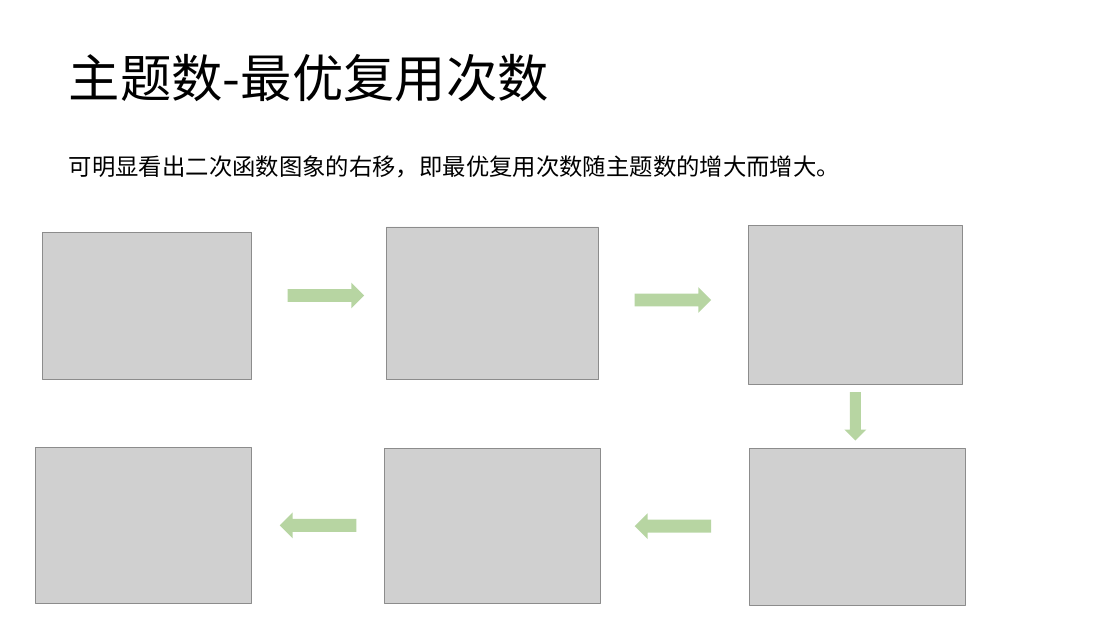
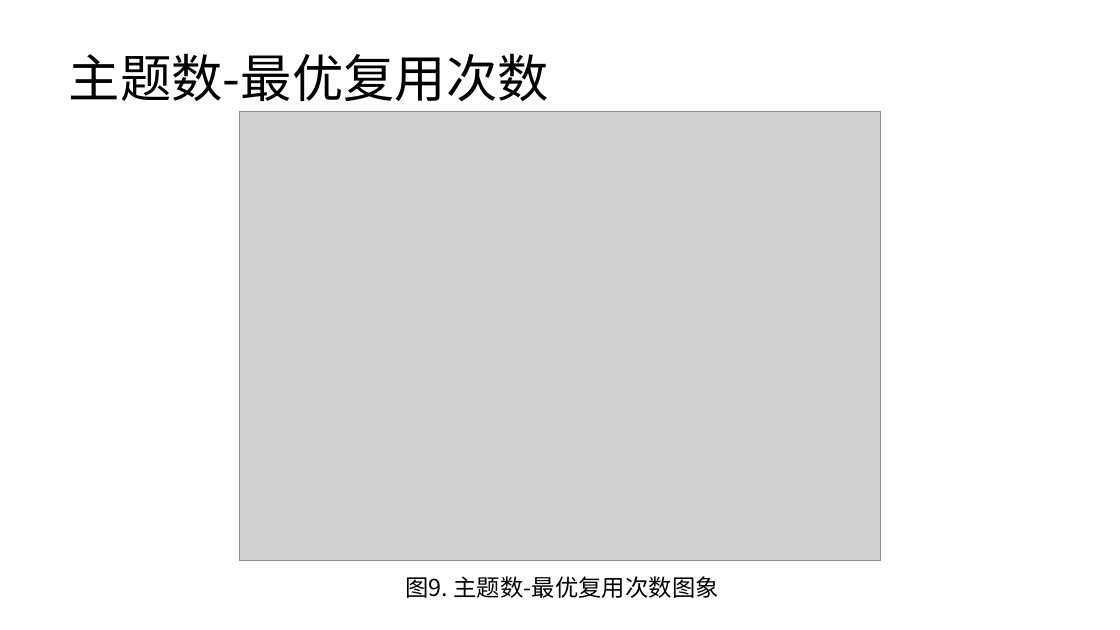
Before and after one commit to dylanyang17/AliasLDA, a slide deck: slide 9 of devLog/20200430/20200430.pptx. Drawn at 1120x630 pixels with LibreOffice and Linux fonts; fonts in the diff are those of the drawing; grey boxes stand for pictures. Boxes give left, top, right and bottom in pixels: in the first picture for what was removed or moved away, otherwise in the second. Text is boxed around its words. In the diff, an @@ line names an element or a change of style, - is before the commit and + after.

```diff
--- a/devLog/20200430/20200430.pptx
+++ b/devLog/20200430/20200430.pptx
@@ picture added at (239, 112, 881, 561) @@
@@ text removed at (69, 155, 840, 178) @@
-可明显看出二次函数图象的右移，即最优复用次数随主题数的增大而增大。
@@ picture removed at (43, 233, 252, 381) @@
@@ picture removed at (386, 227, 598, 380) @@
@@ picture removed at (749, 225, 963, 384) @@
@@ right arrow removed at (287, 283, 364, 309) @@
@@ right arrow removed at (635, 287, 712, 313) @@
@@ right arrow removed at (844, 392, 866, 441) @@
@@ picture removed at (35, 447, 251, 604) @@
@@ picture removed at (385, 449, 601, 604) @@
@@ picture removed at (749, 449, 965, 606) @@
@@ right arrow removed at (280, 513, 356, 539) @@
@@ right arrow removed at (635, 513, 712, 539) @@
@@ text added at (406, 576, 719, 598), 20 pt, text #000000 @@
+图9. 主题数-最优复用次数图象
```
Also in this commit, not shown: 1 slide removed, 1 other file.
